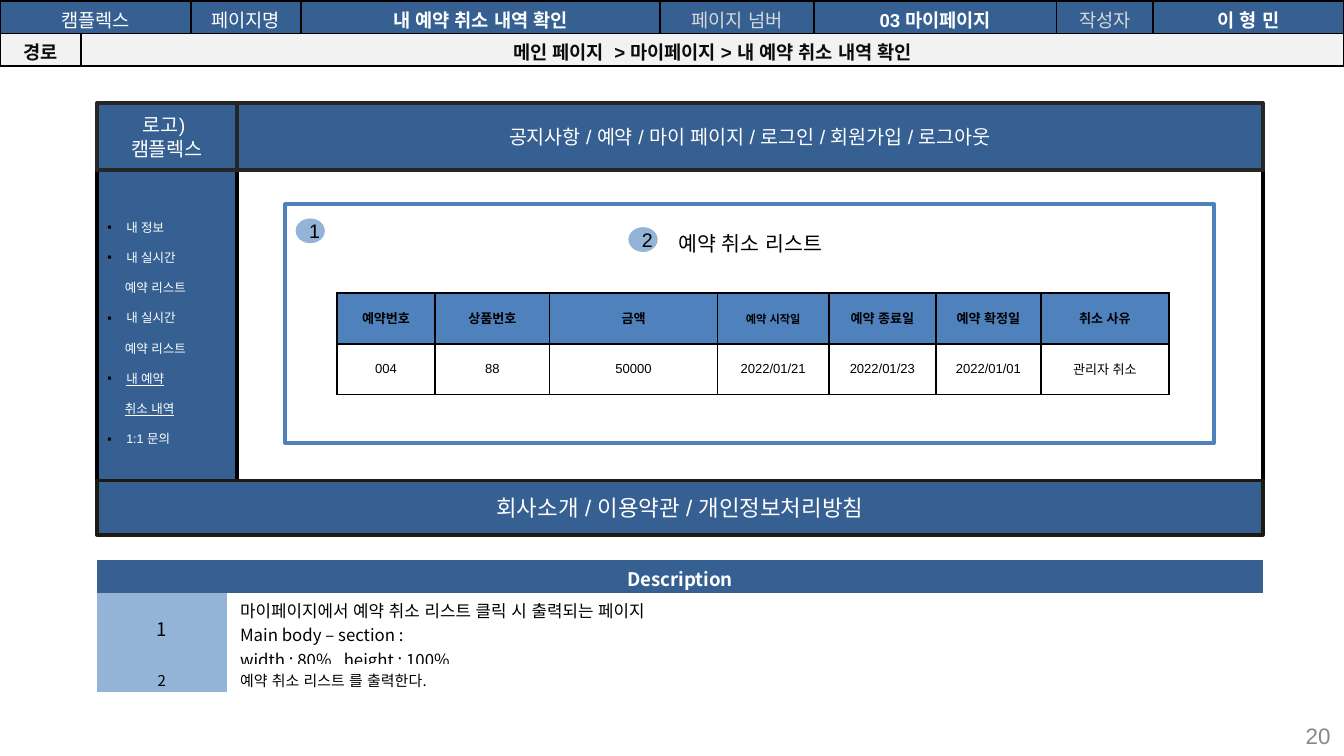
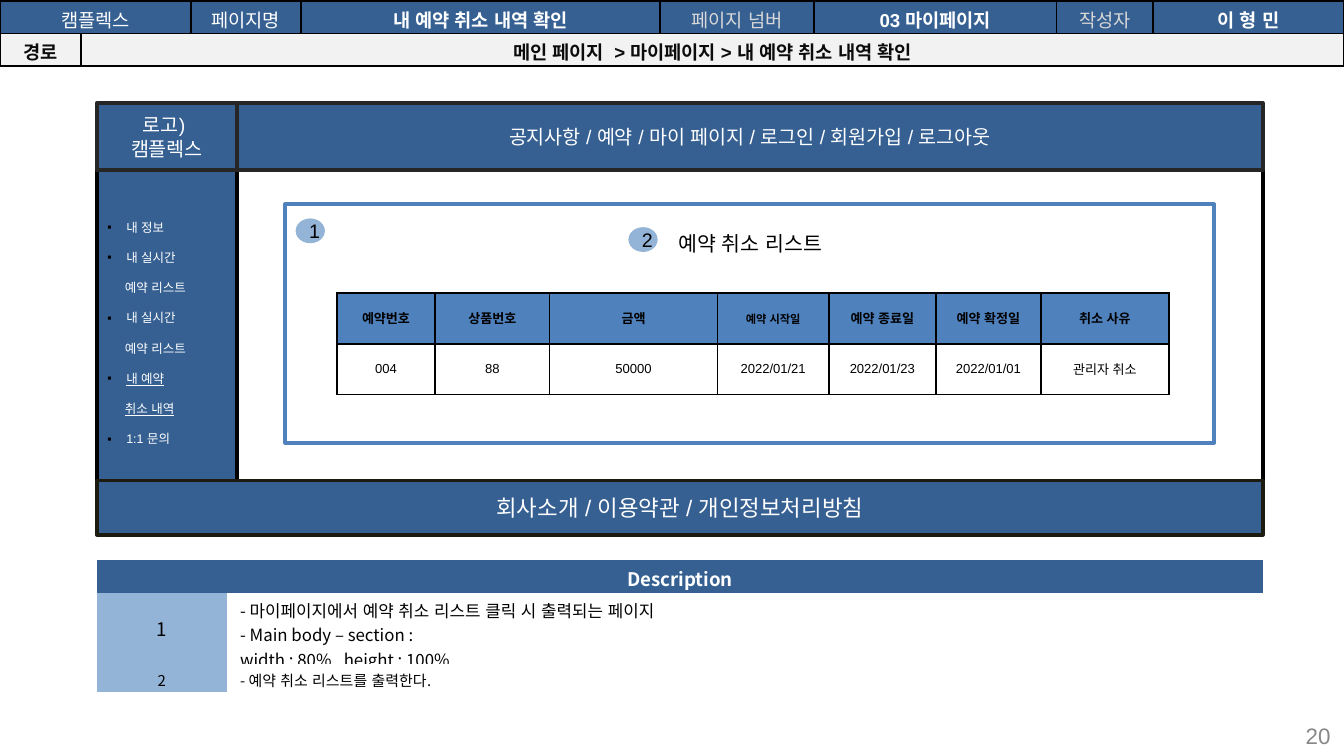
Before and after one commit to seoulsudal/CamFlexProject, a slide deck: slide 20 of 프로젝트 산출물/9. 스토리보드/캠플렉스 사용자_스토리보드.pptx. Drawn at 1344x756 pixels with LibreOffice and Linux fonts; fonts in the diff are those of the drawing. Boxes give left, top, right and bottom in pixels: in the first picture for what was removed or moved away, otherwise in the second. Text is boxed around its words. In the diff, an @@ line names an element or a change of style, - is before the commit and + after.

Commit message:
산출물 5~11까지 작성 완료, 체크리스트 작성중..

```diff
--- a/프로젝트 산출물/9. 스토리보드/캠플렉스 사용자_스토리보드.pptx
+++ b/프로젝트 산출물/9. 스토리보드/캠플렉스 사용자_스토리보드.pptx
@@ table at (97,560,1262,692) @@
-row 2, column 2: 마이페이지에서 예약 취소 리스트 클릭 시 출력되는 페이지 / Main body – section : / width : 80% , height : 100%
+row 2, column 2: - 마이페이지에서 예약 취소 리스트 클릭 시 출력되는 페이지 / - Main body – section : / width : 80% , height : 100%
-row 3, column 2: 예약 취소 리스트 를 출력한다.
+row 3, column 2: - 예약 취소 리스트를 출력한다.
```
Also in this commit, not shown: 13 other slides changed, 3 slides added, 1 slide removed, 22 other files.
